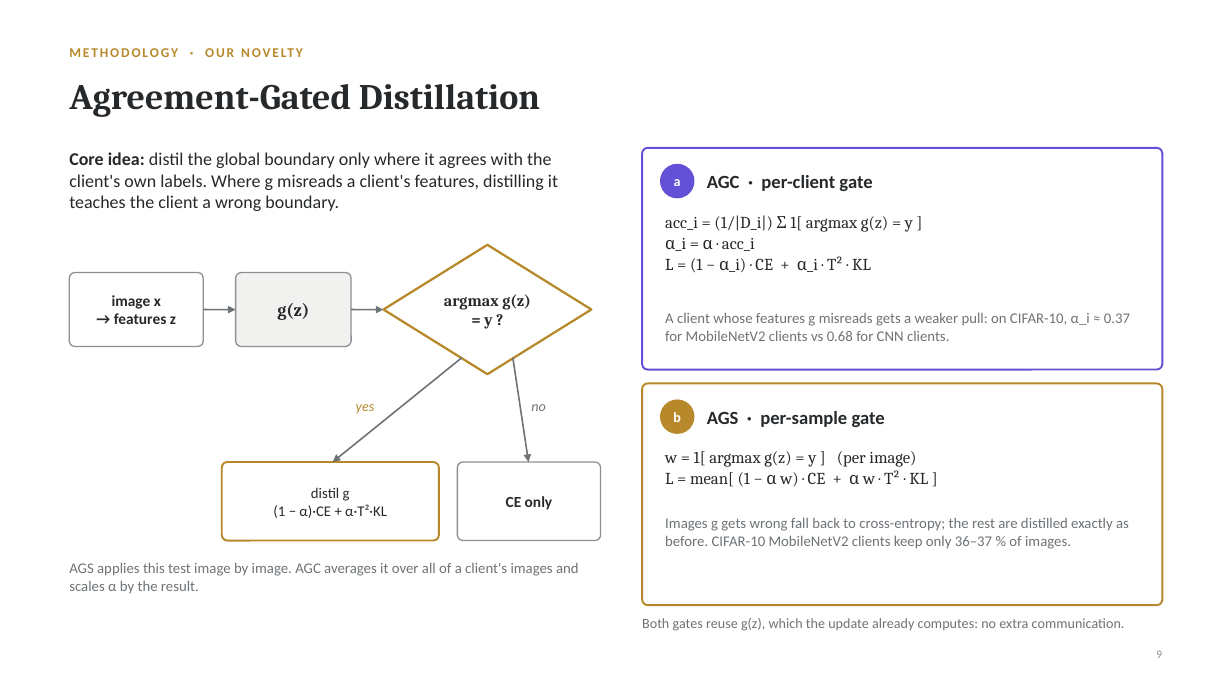
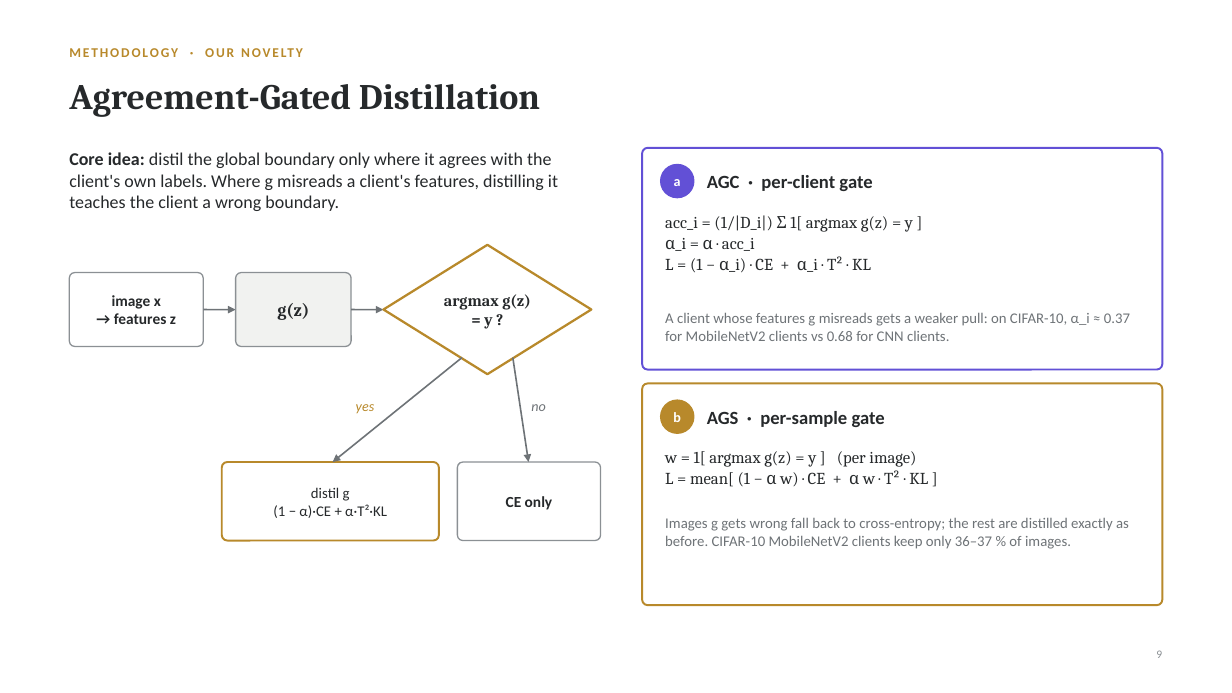
Before and after one commit to md25052007/Fed-GDBD-for-HtFL, a slide deck: slide 9 of presentation/Fed-GDBD_Final_Evaluation.pptx. Drawn at 1232x693 pixels with LibreOffice and Linux fonts; fonts in the diff are those of the drawing. Boxes give left, top, right and bottom in pixels: in the first picture for what was removed or moved away, otherwise in the second. Text is boxed around its words. In the diff, an @@ line names an element or a change of style, - is before the commit and + after.

```diff
--- a/presentation/Fed-GDBD_Final_Evaluation.pptx
+++ b/presentation/Fed-GDBD_Final_Evaluation.pptx
@@ text removed at <box>69,563,579,594</box> @@
-AGS applies this test image by image. AGC averages it over all of a client's images and scales α by the result.
@@ text removed at <box>642,618,1125,631</box> @@
-Both gates reuse g(z), which the update already computes: no extra communication.
```
Also in this commit, not shown: 12 other slides changed, 9 other files.
